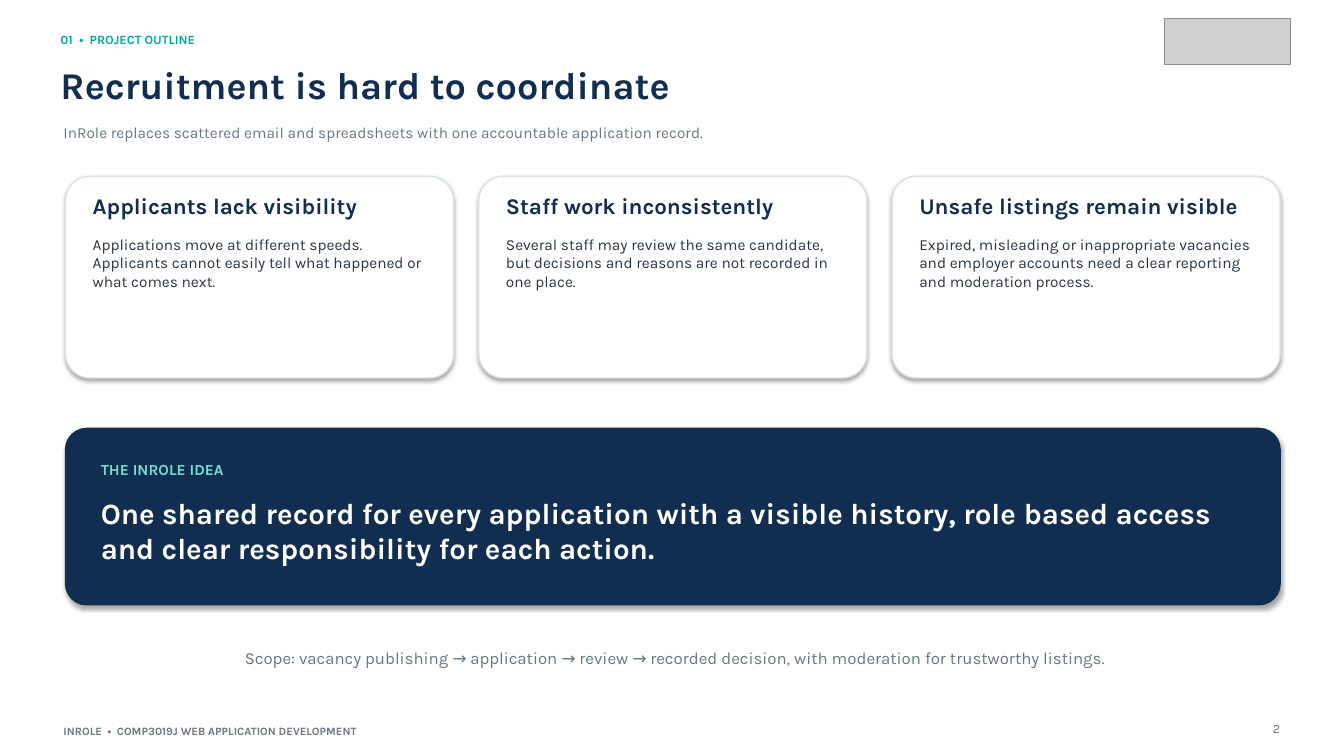
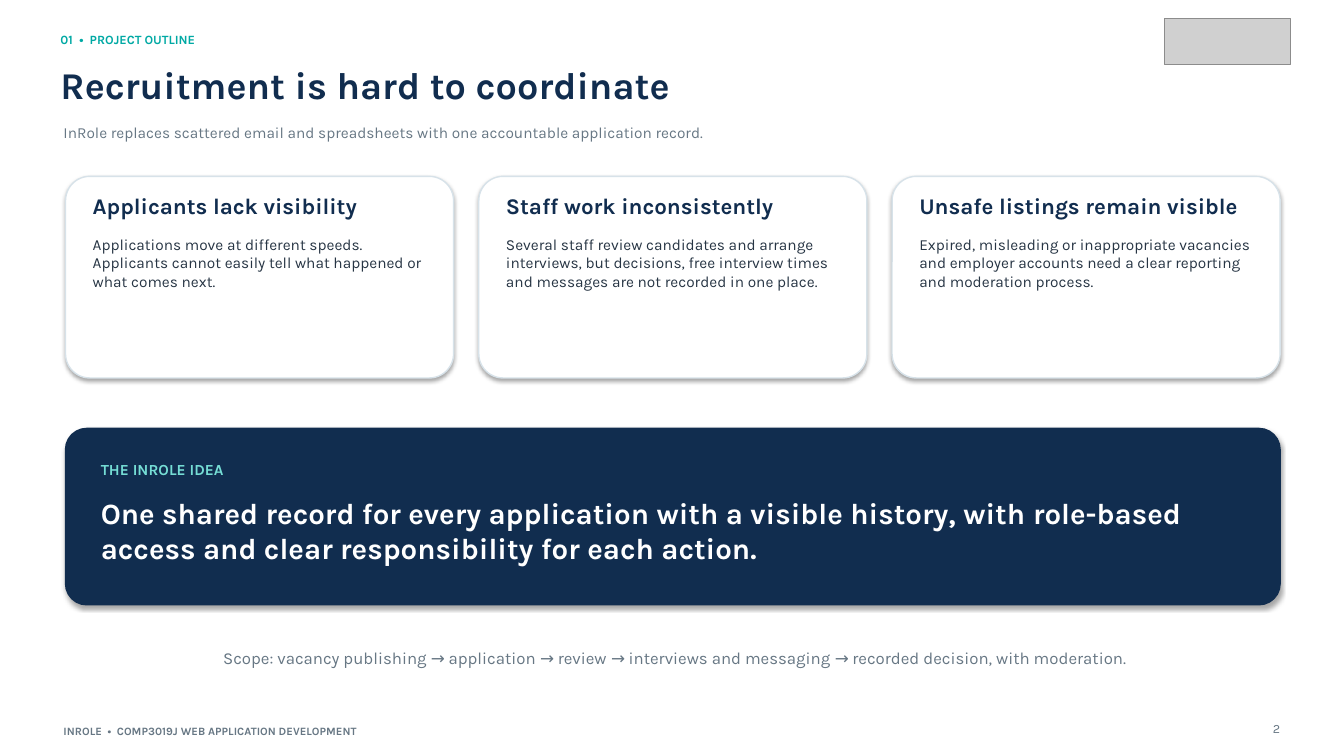
Before and after one commit to hmzayasin/Web-Dev-Project, a slide deck: slide 2 of InRole_Presentation.pptx. Drawn at 1344x756 pixels with LibreOffice and Linux fonts; fonts in the diff are those of the drawing; grey boxes stand for pictures. Boxes give left, top, right and bottom in pixels: in the first picture for what was removed or moved away, otherwise in the second. Text is boxed around its words. In the diff, an @@ line names an element or a change of style, - is before the commit and + after.

Commit message:
Added Interview and Booking to PP

```diff
--- a/InRole_Presentation.pptx
+++ b/InRole_Presentation.pptx
@@ text at [506,239,828,291]: text changed @@
-Several staff may review the same candidate, but decisions and reasons are not recorded in one place.
+Several staff review candidates and arrange interviews, but decisions, free interview times and messages are not recorded in one place.
@@ text at [101,503,1181,566]: text changed @@
-One shared record for every application with a visible history, role based access and clear responsibility for each action.
+One shared record for every application with a visible history, with role-based access and clear responsibility for each action.
@@ text at [223,652,1126,668]: text changed @@
-Scope: vacancy publishing → application → review → recorded decision, with moderation for trustworthy listings.
+Scope: vacancy publishing → application → review → interviews and messaging → recorded decision, with moderation.
```
Also in this commit, not shown: 8 other slides changed, 2 slides added.
